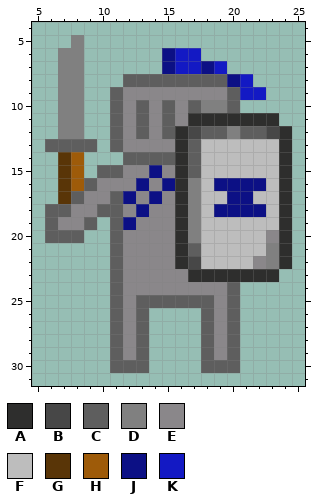
Pixel-art sprite: Assets/Resources/Units/HeavyInfantry.png. The picture above was drawn from the file before the commit.
The file is 32x32 pixels. Shown: x 5..25, y 4..31.
Palette (. is transparent): A #2e2e2d  B #474747  C #5e5e5e  D #808080  E #8a878a  F #bdbdbd  G #593507  H #9e5b09  J #0c1085  K #1319c4
Pixels before, first column x 6:
 5 ..D................
 6 .DD......JKK.......
 7 .DD......JKKJK.....
 8 .DD...CCCCCCCCJK...
 9 .DD..CEEEEEEEECKK..
10 .DD..CECECECDDC....
11 .DD..CECECEAAAAAAA.
12 .DD..CECECABCCDCCBA
13 CCCC.CEEEEACFFFFFFA
14 .GH...CCCCACFFFFFFA
15 .GH.CCEEJEACFFFFFFA
16 .GHCEEEJEJADFJJJJFA
17 .GCEECJEJEADFFJJFFA
18 CCEECCEJEEADFJJJJFA
19 CEEC.CJEEEADFFFFFFA
20 CCC..CEEEEADFFFFFEA
21 .....CEEEEACFFFFFDA
22 .....CEEEEABFFFFEDA
23 .....CEEEEEAAAAAAA.
24 .....CEEEEEEEEC....
25 .....CECCCCCCEC....
26 .....CEC....CEC....
27 .....CEC....CEC....
28 .....CEC....CEC....
29 .....CEC....CEC....
30 .....CCC....CCC....
New version:
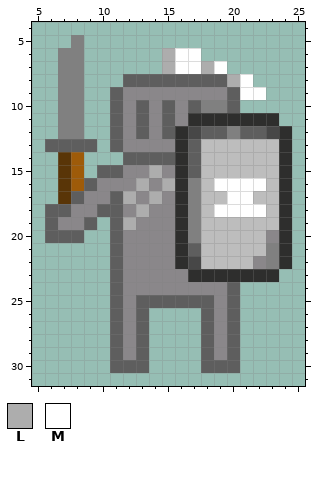
Colours new in this view: L #adadad  M #ffffff
What changed:
y 6: x 15..17 JKK -> LMM
y 7: x 15..19 JKKJK -> LMMLM
y 8: x 20..21 JK -> LM
y 9: x 21..22 KK -> MM
y 15: x 14 J -> L
y 16: x 13 J -> L; x 15 J -> L; x 19..22 JJJJ -> MMMM
y 17: x 12 J -> L; x 14 J -> L; x 20..21 JJ -> MM
y 18: x 13 J -> L; x 19..22 JJJJ -> MMMM
y 19: x 12 J -> L
Boxes around the changes in both pictures, in picture pixels (x1, y1, x2, y2):
changed: (162, 48, 266, 100)
changed: (123, 165, 266, 230)
